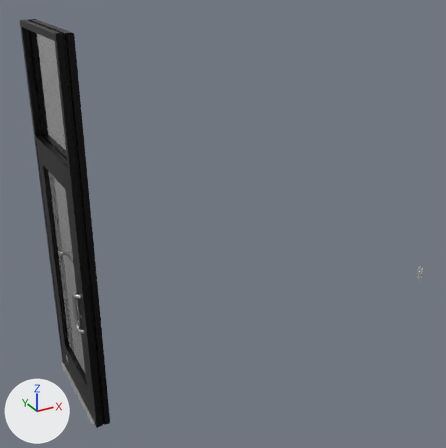
What one commit did to the glTF model D500/Transomed/D500 Singles/Transomed_D500_Single_Animated_DU.glb.
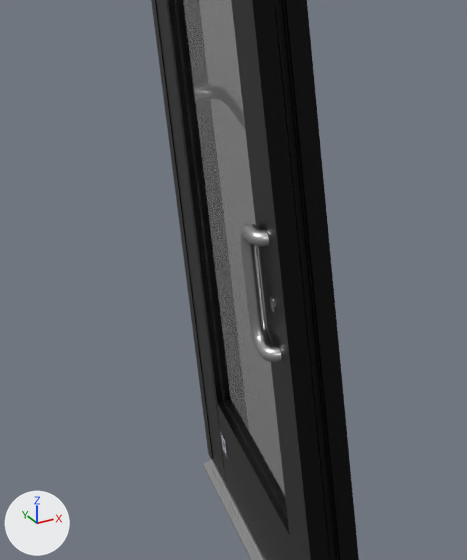
The first picture shows the older version from a camera (50 mm lens) standing at (-1.05, -4.9, 3.5) and looking at (1.52, -0.22, 1.17). The close-ups show the older and then the newer version on the part from 0% to 31% of the width and 50% to 88% of the height of that picture. Only the edits that show in the close-ups are written down. The lights are fixed; the arrows at lower left show +X, +Y and +Z. Where no turn or scale is listed for an object, it has been applied to the vertices.

Objects in the first close-up: 'BézierCurve.001', 'D500.001', 'D500.002', 'D500.009', 'D500.011', 'D500.016', 'PROFILE_curve_.016', 'PROFILE_curve_.018', 'PROFILE_curve_.019', 'PROFILE_curve_.023' and 3 more.
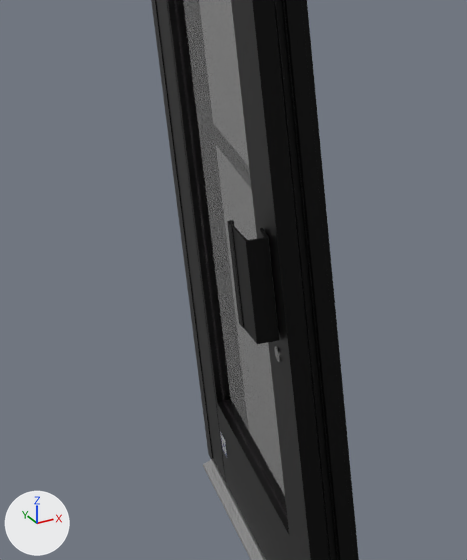
Boxes (x1, y1, x2, y2) around the edits, measured in the close-ups (467 x 560 px):
'D500.016', turned
    before: (176, 0, 287, 514)
    after: (176, 0, 287, 515)
'D500.009', turned
    both: (231, 0, 306, 560)
'D500.001', turned
    both: (156, 0, 227, 483)
'D500.011', turned
    both: (217, 401, 292, 560)
'Cube.016', added (black)
    after: (227, 220, 280, 344)
'BézierCurve.001', deleted
    before: (240, 224, 282, 362)
'D500.002', turned (mostly hidden)
    both: (174, 0, 224, 401)
'D500.007', turned
    before: (223, 401, 288, 519)
    after: (223, 401, 287, 518)
'D500.015', turned
    before: (269, 296, 276, 313)
    after: (274, 346, 281, 362)
'D500.013', turned
    both: (220, 431, 227, 457)

The change, as a diff of the scene's bpy script:
```diff
--- a/D500/Transomed/D500 Singles/Transomed_D500_Single_Animated_DU.glb.py
+++ b/D500/Transomed/D500 Singles/Transomed_D500_Single_Animated_DU.glb.py
@@ me_cube_002 @@
+me_cube_002.from_pydata(...)  # 7029 vertices, 14034 faces; spans x -0.12..0.034, y -0.18..0.709, z -0.208..0.059
+me_cube_002.materials.append(mat_finish)  # black #2b2b2b
@@ ob_d500_001 @@
 ob_d500_001.location = (-0.055, -0.02, 0.016)
+ob_d500_001.rotation_euler = (0.0, 0.0, -0.000757)  # degrees (0, 0, -0)
@@ ob_béziercurve_001 @@
-ob_béziercurve_001 = bpy.data.objects.new('BézierCurve.001', me_béziercurve_002)
-ob_béziercurve_001.location = (-0.06, -0.846, 1.01)
@@ ob_cube_016 @@
+ob_cube_016 = bpy.data.objects.new('Cube.016', me_cube_002)
+ob_cube_016.location = (0.001, -0.738, 1.123)
```
